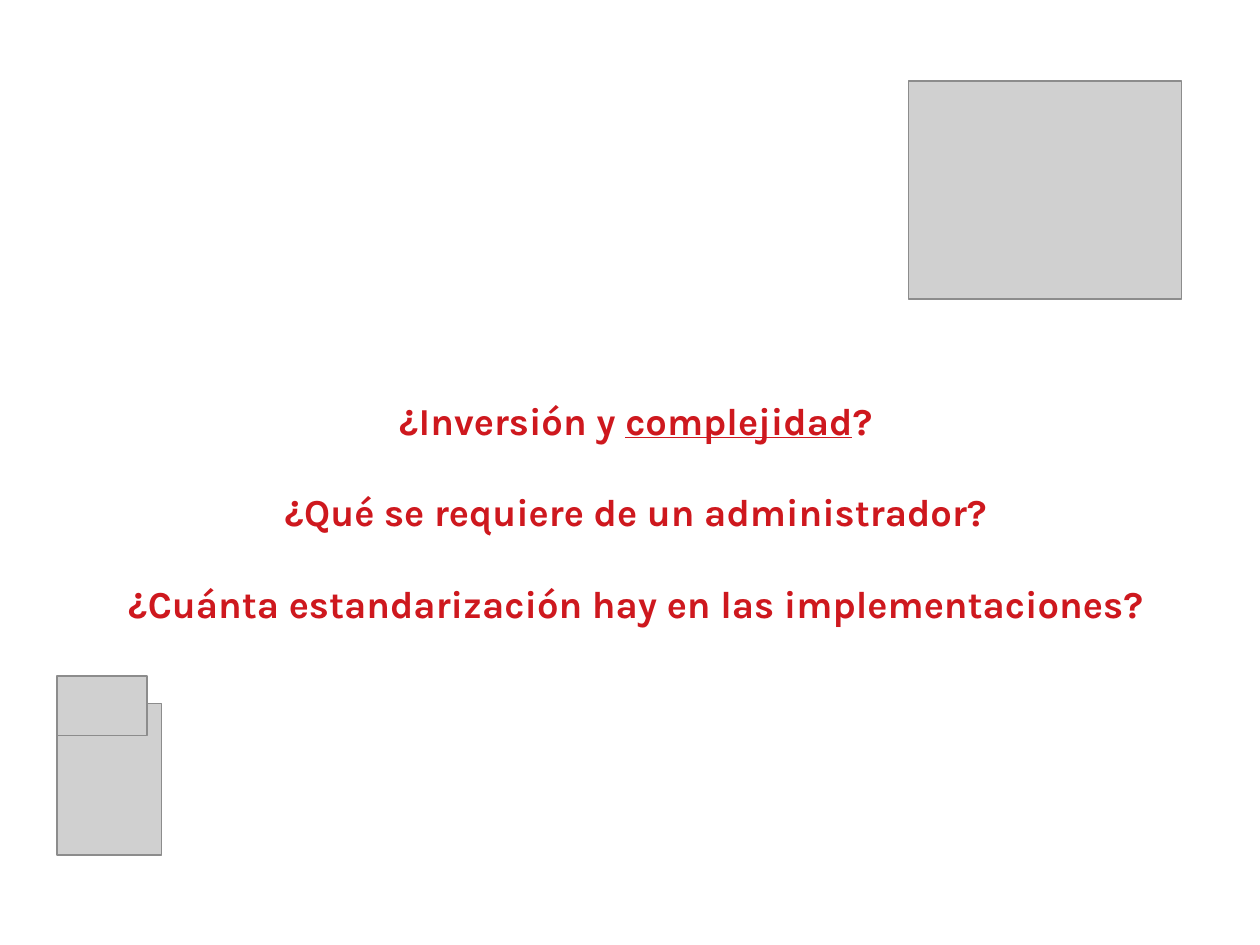
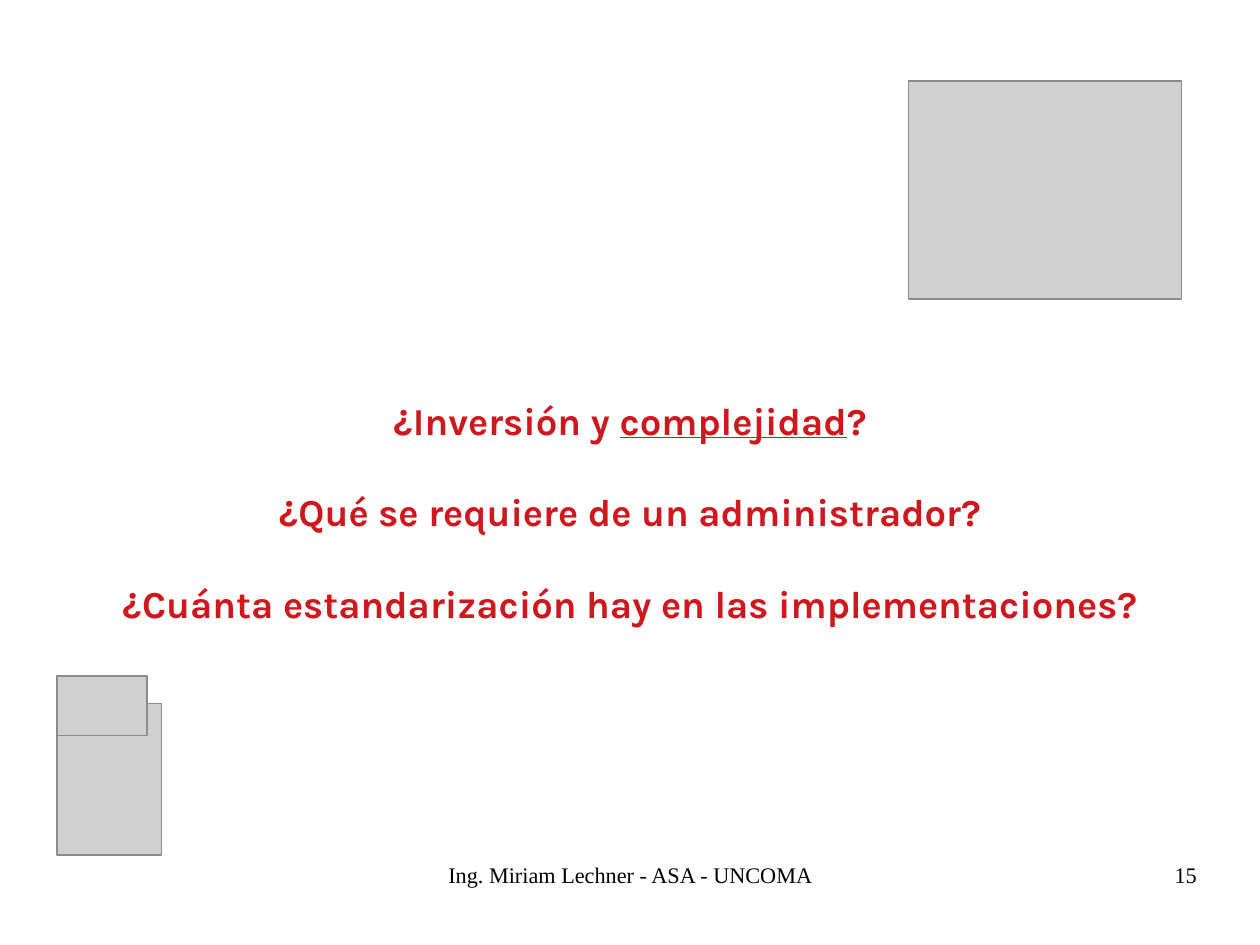
Before and after one commit to niniadcobre/asa, a slide deck: slide 15 of clases/ASA-cluster.odp (slide 14 before the commit). Drawn at 1260x945 pixels with LibreOffice and Linux fonts; fonts in the diff are those of the drawing; grey boxes stand for pictures. Boxes give left, top, right and bottom in pixels: in the first picture for what was removed or moved away, otherwise in the second. Text is boxed around its words. In the diff, an @@ line names an element or a change of style, - is before the commit and + after.

```diff
--- a/clases/ASA-cluster.odp
+++ b/clases/ASA-cluster.odp
@@ text "¿Inversión y complejidad?": place and size @@
-text "¿Inversión y complejidad?" at (128,405,1143,628)
+text "¿Inversión y complejidad?" at (122,405,1137,628)
@@ text added at (448,867,812,888), 14 pt, text #000000 @@
+Ing. Miriam Lechner - ASA - UNCOMA
@@ page number added at (1175,868,1197,884), 14 pt, text #000000 @@
+15
```
Also in this commit, not shown: 20 other slides changed, 3 slides added, 2 slides removed, 5 other files.
